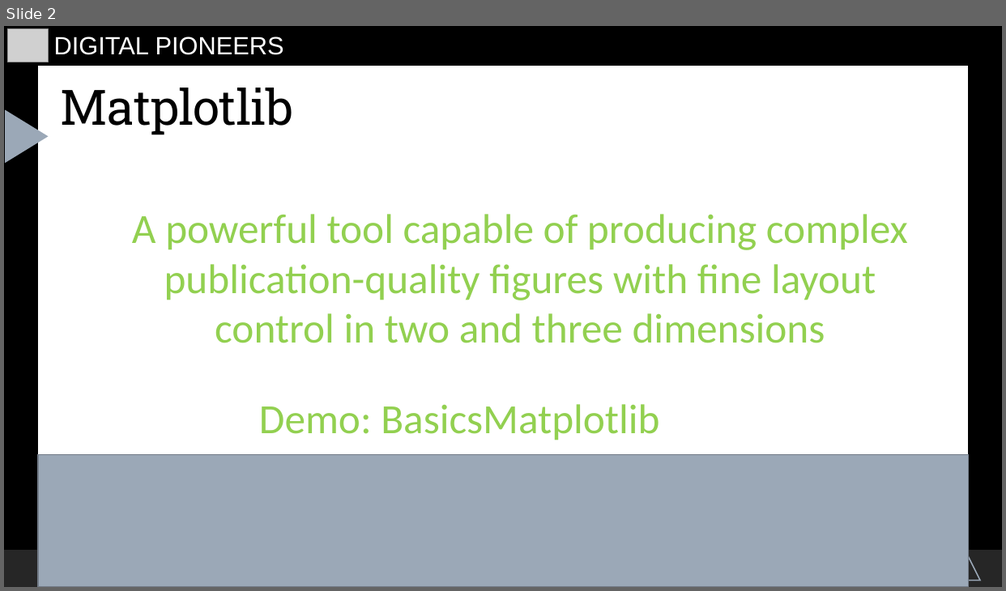
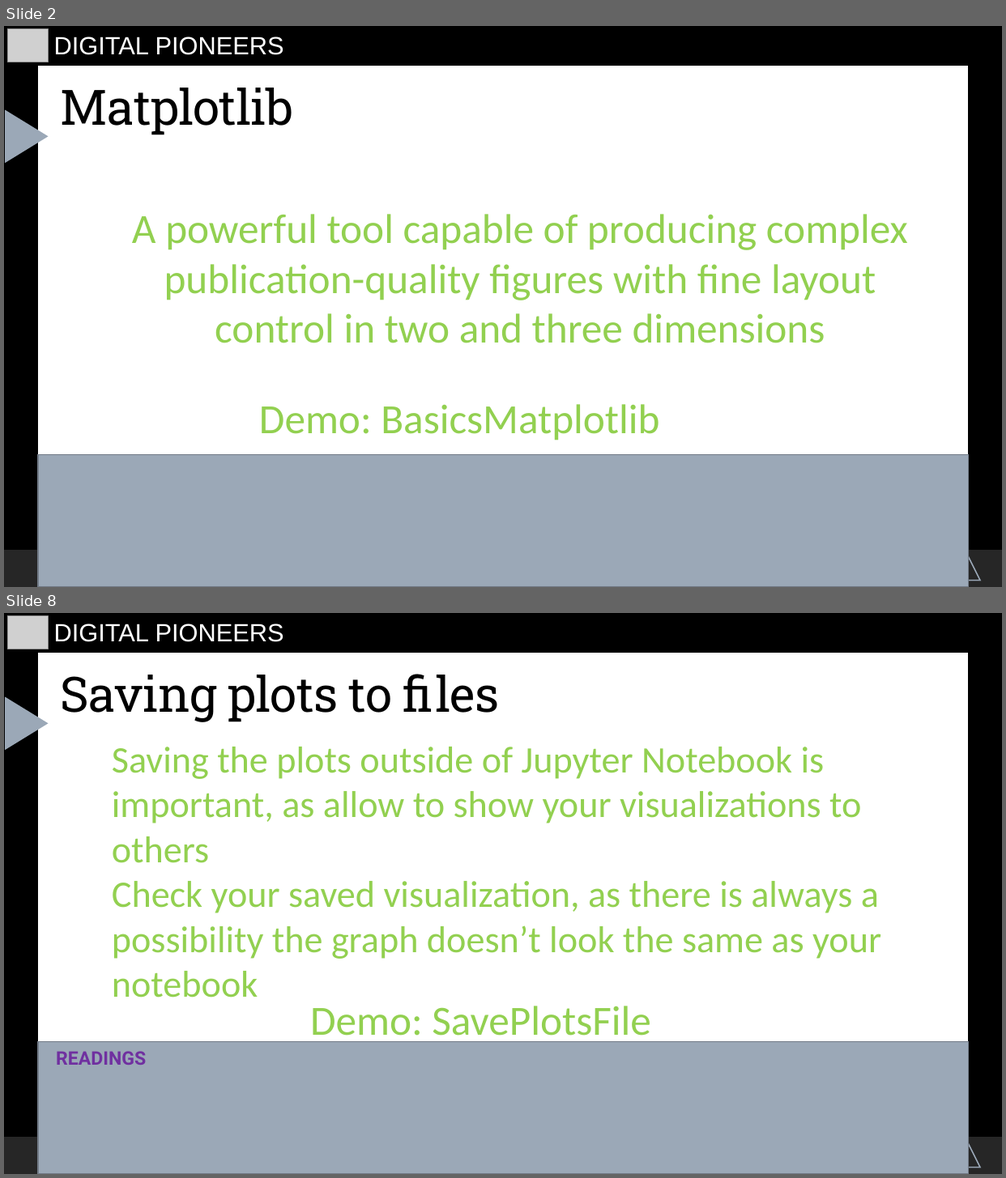
Before and after one commit to starswish2100/pythoninfinance, a slide deck: Introduction/hewei-material/6.Reporting_Virtualization/ReportingVirtualization.odp. Shown one above the other, each under a label of ours: slide 2 before the commit, slides 2 and 8 after it; the slides between them are not shown. The pictures are 1006x591 and 1006x1178 pixels, drawn with LibreOffice and Linux fonts; fonts in the diff are those of the drawing; grey boxes stand for pictures. Boxes give left, top, right and bottom in pixels: in the first picture for what was removed or moved away, otherwise in the second. Text is boxed around its words. In the diff, an @@ line names an element or a change of style, - is before the commit and + after.

```diff
--- a/Introduction/hewei-material/6.Reporting_Virtualization/ReportingVirtualization.odp
+++ b/Introduction/hewei-material/6.Reporting_Virtualization/ReportingVirtualization.odp
@@ slide 8 added at [4,613,1002,1174], background #000000; not listed: 5 template elements that a slide beside it also shows @@
@@ picture added at [8,616,49,649] @@
@@ text added at [54,624,284,642], 24 pt, text #FFFFFF @@
+DIGITAL PIONEERS
@@ title added at [61,674,500,722], 47 pt, text #000000 @@
+Saving plots to files
@@ text added at [112,747,881,998], 36 pt, text #92D050 @@
+Saving the plots outside of Jupyter Notebook is important, as allow to show your visualizations to others
+Check your saved visualization, as there is always a possibility the graph doesn’t look the same as your notebook
@@ text added at [310,1006,650,1046], 40 pt, text #92D050 @@
+Demo: SavePlotsFile
@@ freeform shape added at [38,1042,968,1174], fill #9BA8B7, outline #717A86 1.25 pt @@
@@ text added at [56,1051,146,1065], 18 pt, text #7030A0, bold @@
+READINGS
```
Also in this commit, not shown: 1 slide changed, 8 other slides added, 14 other files.
